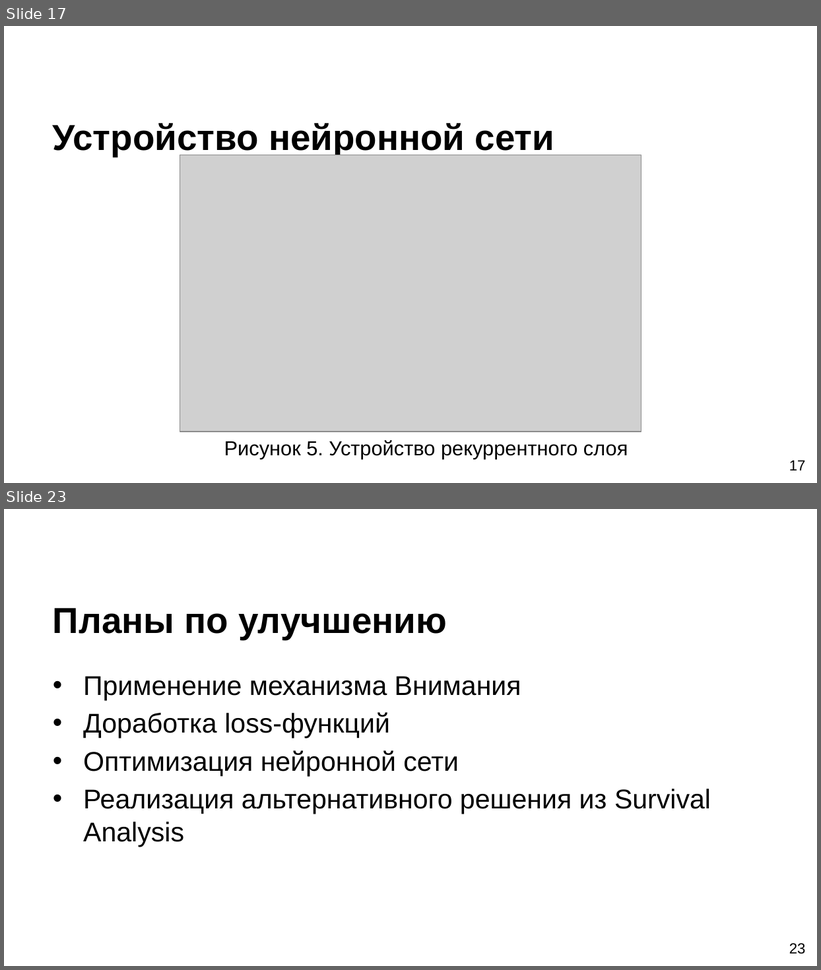
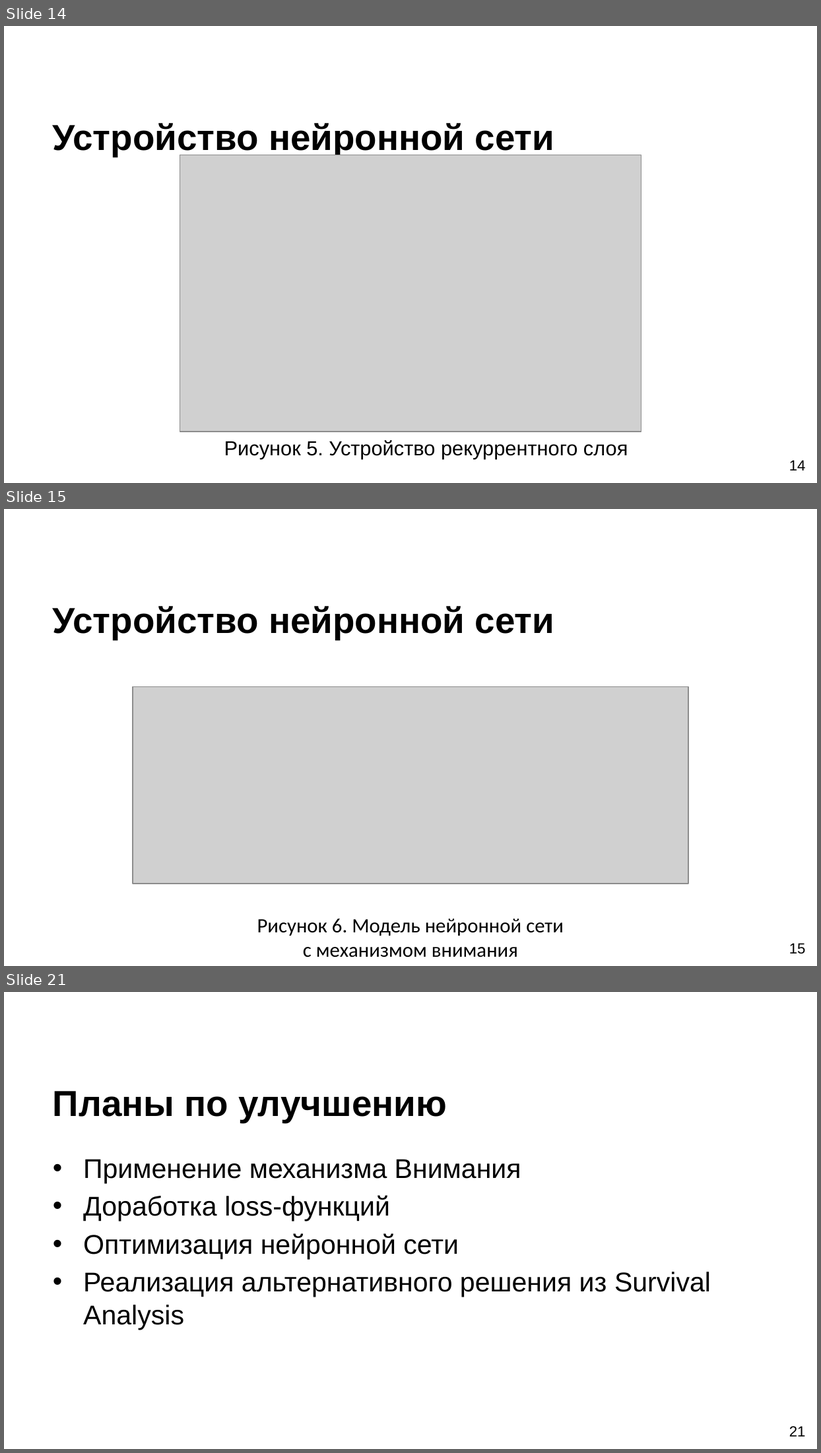
Before and after one commit to SerTelnov/landscape-forecasting, a slide deck: stuff/docs/2020-pps-forecasting.pptx. Shown one above the other, each under a label of ours: slides 17 and 23 before the commit, slides 14, 15 and 21 after it; the slides between them are not shown. The pictures are 821x970 and 821x1453 pixels, drawn with LibreOffice and Linux fonts; fonts in the diff are those of the drawing; grey boxes stand for pictures; background and template pictures are left out. Boxes give left, top, right and bottom in pixels: in the first picture for what was removed or moved away, otherwise in the second. Text is boxed around its words. In the diff, an @@ line names an element or a change of style, - is before the commit and + after.

```diff
--- a/stuff/docs/2020-pps-forecasting.pptx
+++ b/stuff/docs/2020-pps-forecasting.pptx
@@ slide 15 added at [4, 509, 817, 966], background picture (left out) @@
@@ title added at [53, 606, 555, 640], 32 pt, text #000000, bold @@
+Устройство нейронной сети
@@ picture added at [133, 687, 688, 885] @@
@@ text added at [257, 919, 564, 958], 18 pt, text #000000 @@
+Рисунок 6. Модель нейронной сети с механизмом внимания
@@ page number added at [789, 943, 806, 955], 13 pt, text #000000 @@
+15
@@ what was slide 17 is now slide 14 @@
@@ page number at [789, 460, 806, 471]: text changed @@
-17
+14
@@ what was slide 23 is now slide 21 @@
@@ page number at [789, 1426, 806, 1437]: text changed @@
-23
+21
```
Also in this commit, not shown: 10 slides changed, 3 slides removed, 6 other files.
